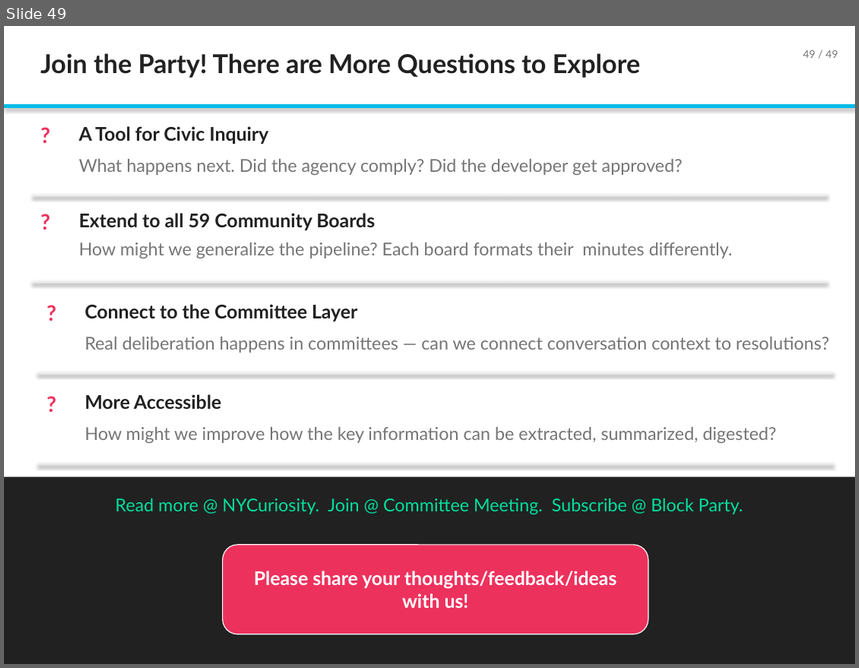
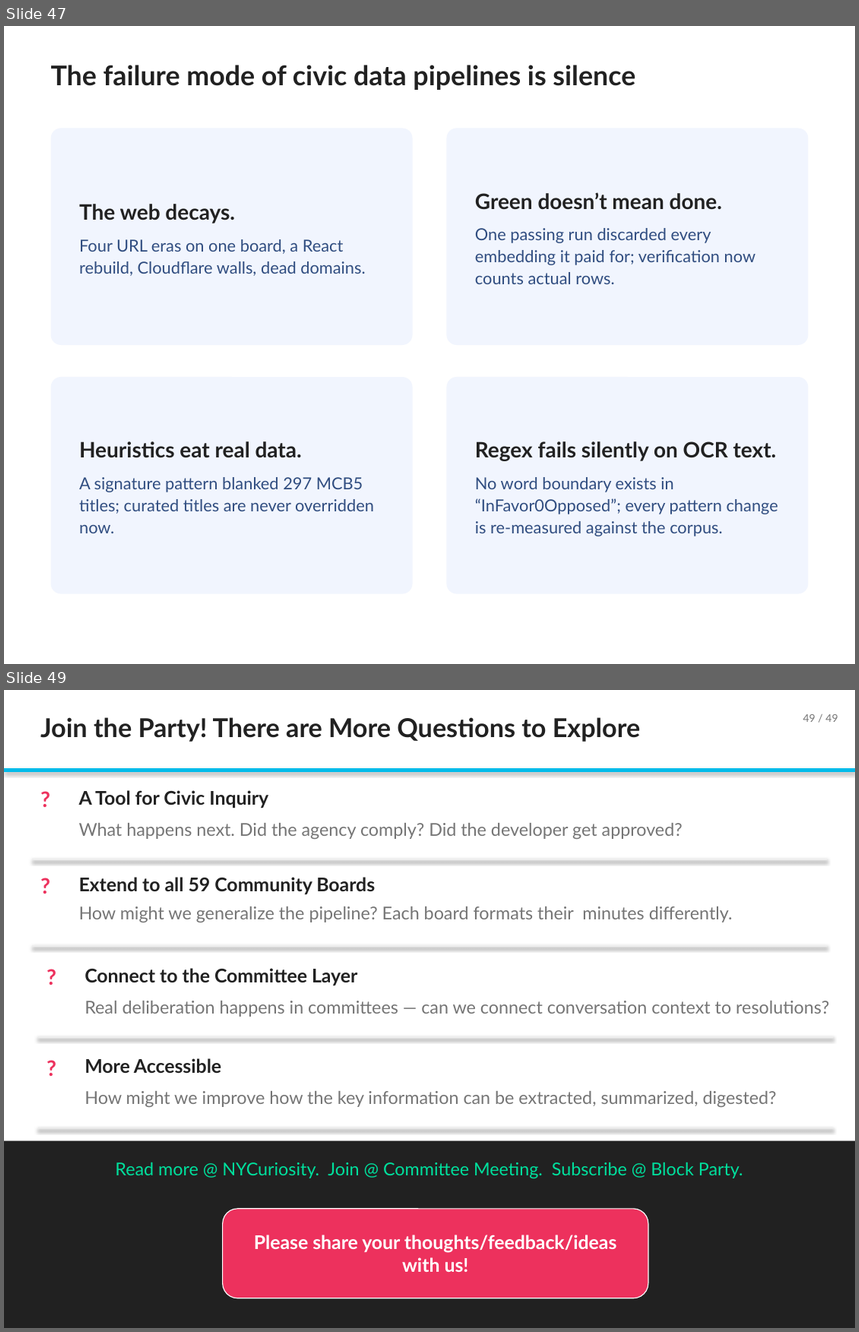
Before and after one commit to TalR24/nycur-data-website, a slide deck: cb-resolutions/block_party_july2026/Building_an_AI_Knowledge_Base_for_NYC_Community_Boards_July2026.pptx. Shown one above the other, each under a label of ours: slide 49 before the commit, slides 47 and 49 after it; the slides between them are not shown. The pictures are 859x668 and 859x1332 pixels, drawn with LibreOffice and Linux fonts; fonts in the diff are those of the drawing. Boxes give left, top, right and bottom in pixels: in the first picture for what was removed or moved away, otherwise in the second. Text is boxed around its words. In the diff, an @@ line names an element or a change of style, - is before the commit and + after.

```diff
--- a/cb-resolutions/block_party_july2026/Building_an_AI_Knowledge_Base_for_NYC_Community_Boards_July2026.pptx
+++ b/cb-resolutions/block_party_july2026/Building_an_AI_Knowledge_Base_for_NYC_Community_Boards_July2026.pptx
@@ slide 47 added at box(4, 26, 855, 664), background #FFFFFF @@
@@ text added at box(51, 65, 636, 90), 23 pt, text #212121, bold @@
+The failure mode of civic data pipelines is silence
@@ rounded rectangle added at box(51, 128, 413, 345), fill #F1F5FE, 14 pt, text #304D80 @@
+The web decays.
+Four URL eras on one board, a React rebuild, Cloudflare walls, dead domains.
@@ rounded rectangle added at box(446, 128, 808, 345), fill #F1F5FE, 14 pt, text #304D80 @@
+Green doesn’t mean done.
+One passing run discarded every embedding it paid for; verification now counts actual rows.
@@ rounded rectangle added at box(51, 376, 413, 594), fill #F1F5FE, 14 pt, text #304D80 @@
+Heuristics eat real data.
+A signature pattern blanked 297 MCB5 titles; curated titles are never overridden now.
@@ rounded rectangle added at box(446, 376, 808, 594), fill #F1F5FE, 14 pt, text #304D80 @@
+Regex fails silently on OCR text.
+No word boundary exists in “InFavor0Opposed”; every pattern change is re-measured against the corpus.
```
Also in this commit, not shown: 11 other slides added, 12 slides removed.
